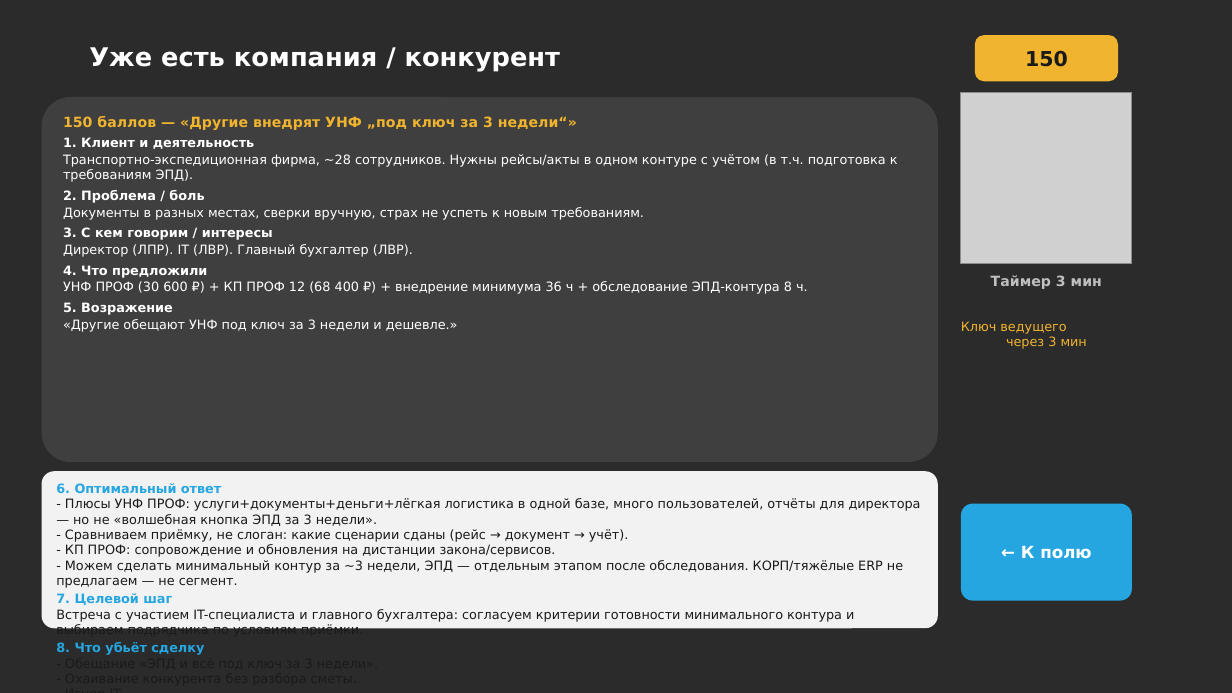
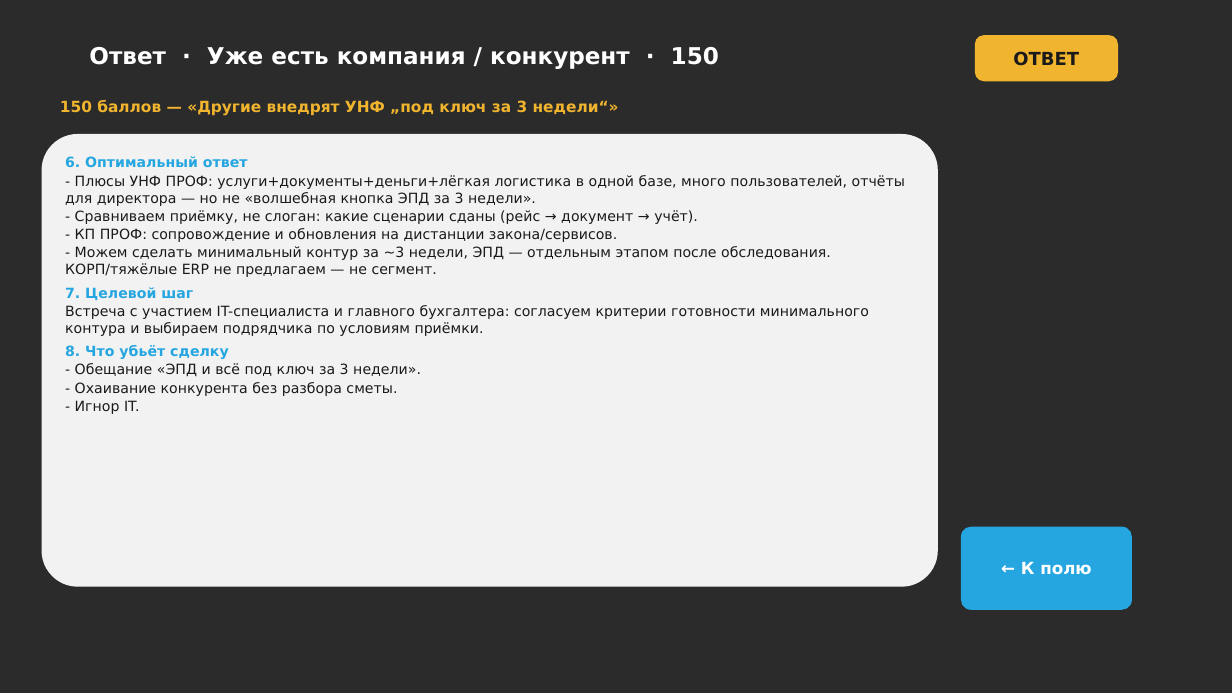
Before and after one commit to daaanilNikonov/for-lisa, a slide deck: slide 26 of presentation/quiz/Своя_игра_Отработка_возражений.pptx (slide 14 before the commit). Drawn at 1232x693 pixels with LibreOffice and Linux fonts; fonts in the diff are those of the drawing; grey boxes stand for pictures; background and template pictures are left out; a plain dark background stands for a picture behind light text. Boxes give left, top, right and bottom in pixels: in the first picture for what was removed or moved away, otherwise in the second. Text is boxed around its words. In the diff, an @@ line names an element or a change of style, - is before the commit and + after.

```diff
--- a/presentation/quiz/Своя_игра_Отработка_возражений.pptx
+++ b/presentation/quiz/Своя_игра_Отработка_возражений.pptx
@@ title at [89, 47, 719, 69]: text changed; size 20 to 18 pt @@
-Уже есть компания / конкурент
+Ответ · Уже есть компания / конкурент · 150
@@ text in rounded rectangle at [1013, 51, 1079, 66]: text changed; size 16 to 14 pt @@
-150
+ОТВЕТ
@@ rounded rectangle removed at [42, 97, 938, 462] @@
-150 баллов — «Другие внедрят УНФ „под ключ за 3 недели“»
-1. Клиент и деятельность
-Транспортно-экспедиционная фирма, ~28 сотрудников. Нужны рейсы/акты в одном контуре с учётом (в т.ч. подготовка к требованиям ЭПД).
-2. Проблема / боль
-Документы в разных местах, сверки вручную, страх не успеть к новым требованиям.
-3. С кем говорим / интересы
-Директор (ЛПР). IT (ЛВР). Главный бухгалтер (ЛВР).
-4. Что предложили
-УНФ ПРОФ (30 600 ₽) + КП ПРОФ 12 (68 400 ₽) + внедрение минимума 36 ч + обследование ЭПД-контура 8 ч.
-5. Возражение
-«Другие обещают УНФ под ключ за 3 недели и дешевле.»
@@ text added at [60, 100, 619, 116], 12 pt, text #F0B42E, bold @@
+150 баллов — «Другие внедрят УНФ „под ключ за 3 недели“»
@@ picture removed at [961, 92, 1132, 263] @@
@@ rounded rectangle "6. Оптимальный ответ": place and size @@
-rounded rectangle "6. Оптимальный ответ" at [42, 471, 938, 628]
+rounded rectangle "6. Оптимальный ответ" at [42, 134, 938, 587]
@@ rounded rectangle "6. Оптимальный ответ" at [42, 134, 938, 587]: size 10 to 11 pt; more space between paragraphs @@
@@ text removed at [991, 275, 1102, 289] @@
-Таймер 3 мин
@@ text removed at [961, 321, 1087, 349] @@
-Ключ ведущего
-через 3 мин
@@ rounded rectangle "← К полю": place and size @@
-rounded rectangle "← К полю" at [961, 504, 1132, 601]
+rounded rectangle "← К полю" at [961, 527, 1132, 610]
```
Also in this commit, not shown: 19 other slides changed, 20 slides added, 2 other files.
